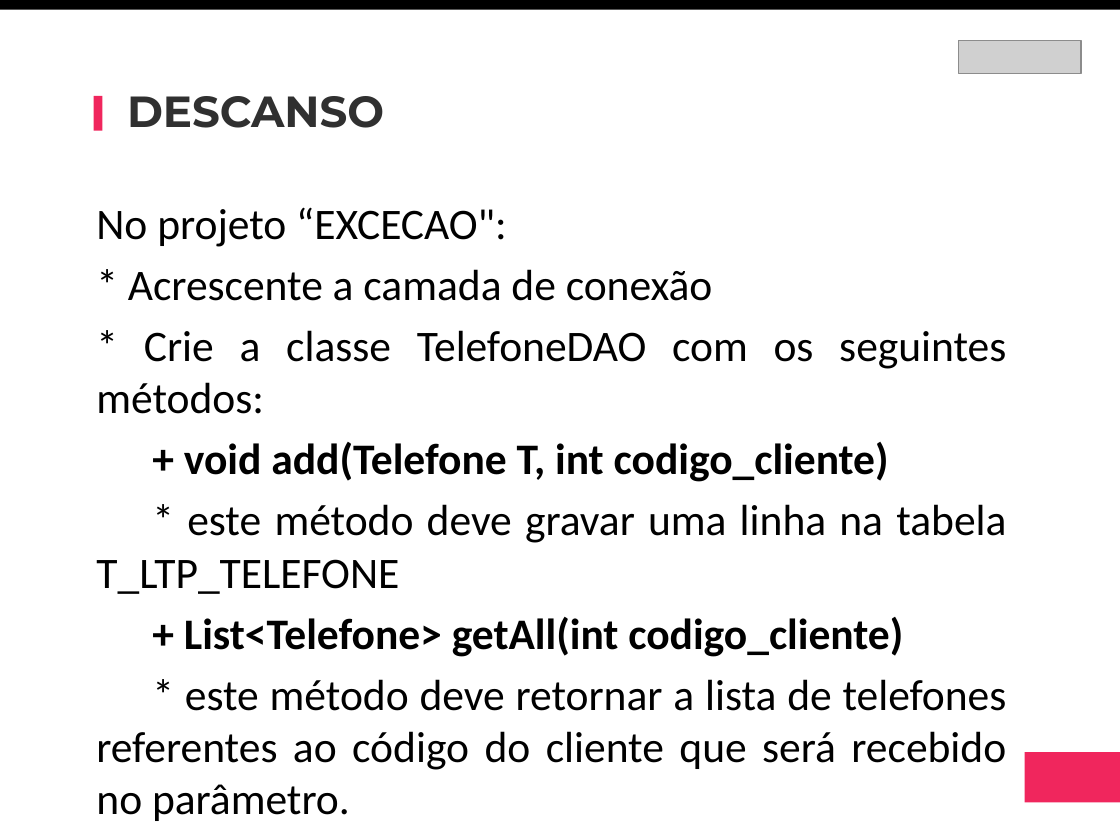
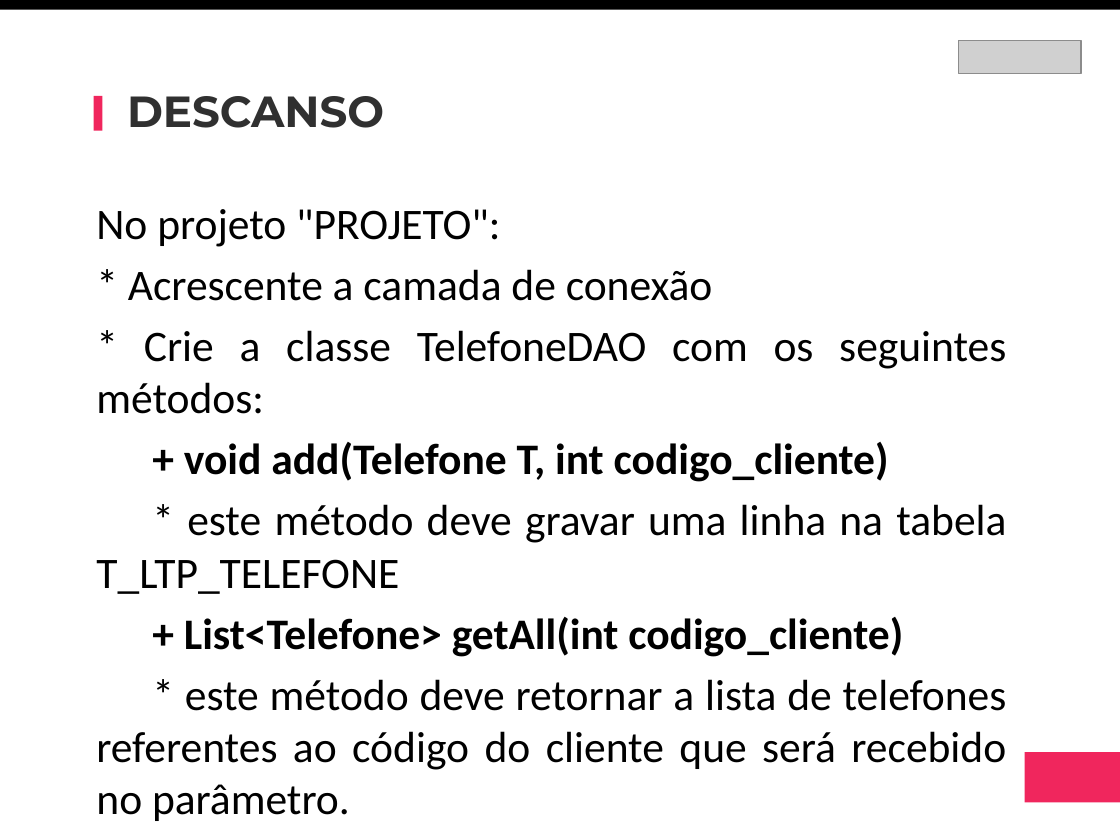
Before and after one commit to shamanickCoder/FIAP, a slide deck: slide 18 of Desenvolvimento Back-end e Design Patterns/Semestre2/21 - JDBC II.pptx. Drawn at 1120x840 pixels with LibreOffice and Linux fonts; fonts in the diff are those of the drawing; grey boxes stand for pictures. Boxes give left, top, right and bottom in pixels: in the first picture for what was removed or moved away, otherwise in the second. Text is boxed around its words. In the diff, an @@ line names an element or a change of style, - is before the commit and + after.

```diff
--- a/Desenvolvimento Back-end e Design Patterns/Semestre2/21 - JDBC II.pptx
+++ b/Desenvolvimento Back-end e Design Patterns/Semestre2/21 - JDBC II.pptx
@@ text at (96,209,500,247): text changed @@
-No projeto “EXCECAO":
+No projeto "PROJETO":
```
Also in this commit, not shown: 5 other files.
